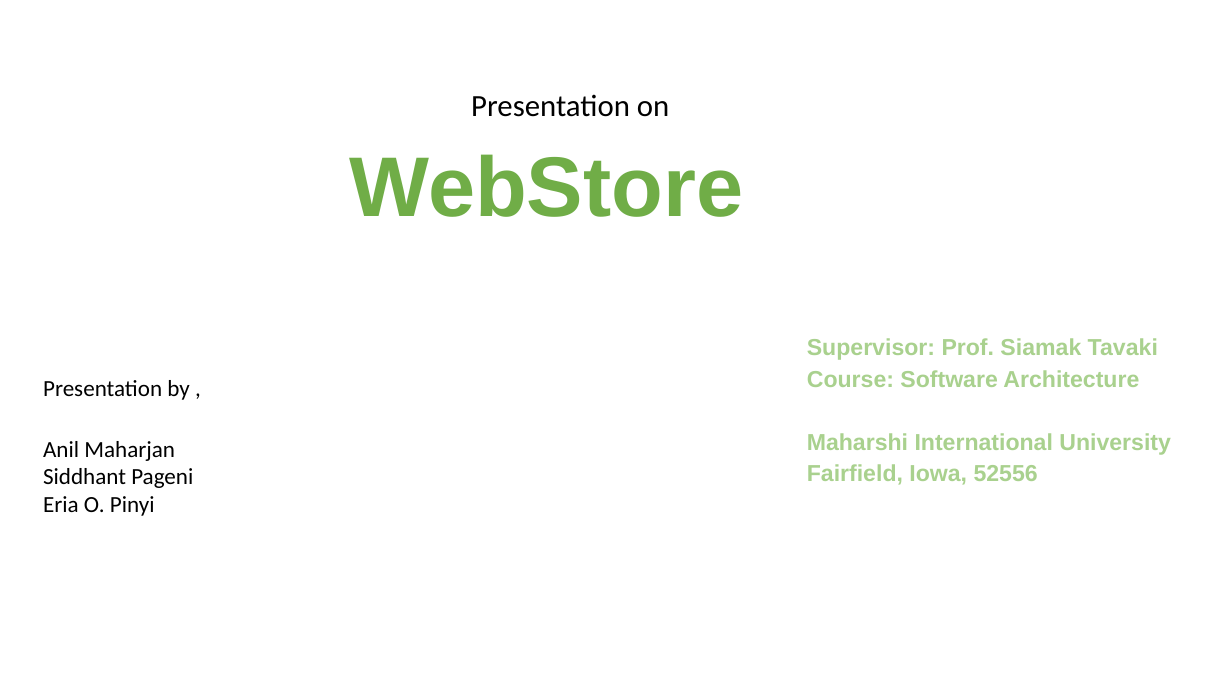
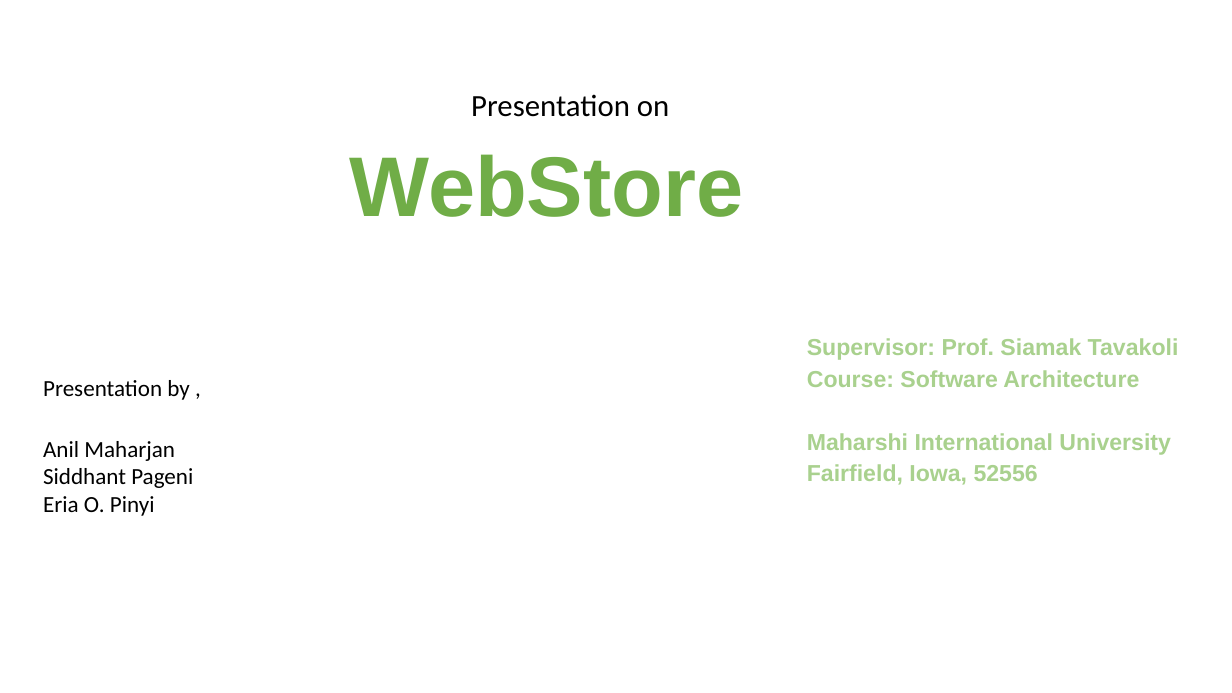
Before and after one commit to Technomax/Swa.WebStore, a slide deck: slide 1 of Documents/WebStore Presentation.pptx. Drawn at 1232x693 pixels with LibreOffice and Linux fonts; fonts in the diff are those of the drawing; background and template pictures are left out. Boxes give left, top, right and bottom in pixels: in the first picture for what was removed or moved away, otherwise in the second. Text is boxed around its words. In the diff, an @@ line names an element or a change of style, - is before the commit and + after.

```diff
--- a/Documents/WebStore Presentation.pptx
+++ b/Documents/WebStore Presentation.pptx
@@ title at [807, 338, 1179, 485]: text changed @@
-Supervisor: Prof. Siamak Tavaki
-Course: Software Architecture
-Maharshi International University
-Fairfield, Iowa, 52556
+Supervisor: Prof. Siamak Tavakoli
+Course: Software Architecture
+Maharshi International University
+Fairfield, Iowa, 52556
```
Also in this commit, not shown: 2 other slides changed, 2 slides added, 10 other files.
